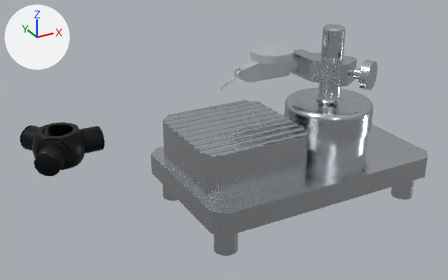
Renders of the glTF model TRUNNION/Journal_Diameter/Journal_Diameter.glb from each side of a commit.
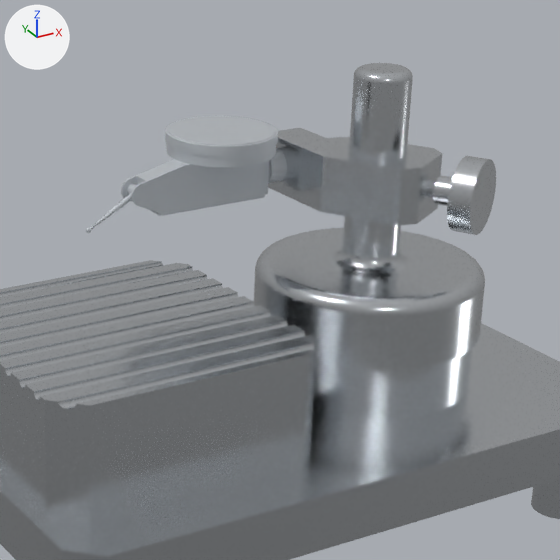
There are two pictures of each version: one whole from a camera (50 mm lens) standing at (-0.28, -0.437, 0.289) and looking at (-0.041, -0.002, 0.072), one close up on the part from 42% to 90% of the width and 0% to 77% of the height. The axes (+X, +Y, +Z) are drawn at upper left. The lights are the same throughout. The last two pictures show the newer version. Both versions are drawn at frame 24 of the action 'CombinedAction'; the numbers are the values there.

Objects in the first close-up: 'Action 1.003', 'Journal_Diameter.007', 'Journal_Diameter.008', 'Journal_Diameter.009', 'Journal_Diameter.013'.
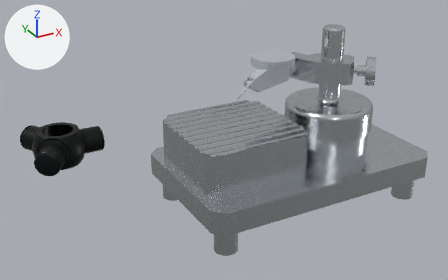
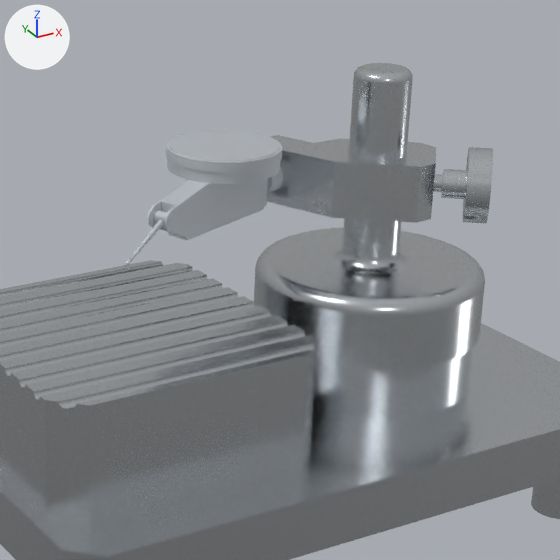
The change, as a diff of the scene's bpy script:
```diff
--- a/TRUNNION/Journal_Diameter/Journal_Diameter.glb.py
+++ b/TRUNNION/Journal_Diameter/Journal_Diameter.glb.py
@@ ob_action_1_003 @@
 ob_action_1_003.location = (0.0708, -0.0036, 0.16)
+ob_action_1_003.rotation_euler = (0.0, 0.0, 0.349)  # degrees (0, 0, 20)
```

Where the change shows, as pixel boxes [x1, y1, x2, y2] in the close-ups (560 x 560 px):
'Action 1.003', turned: before [86, 63, 496, 370]; after [125, 63, 493, 370]
